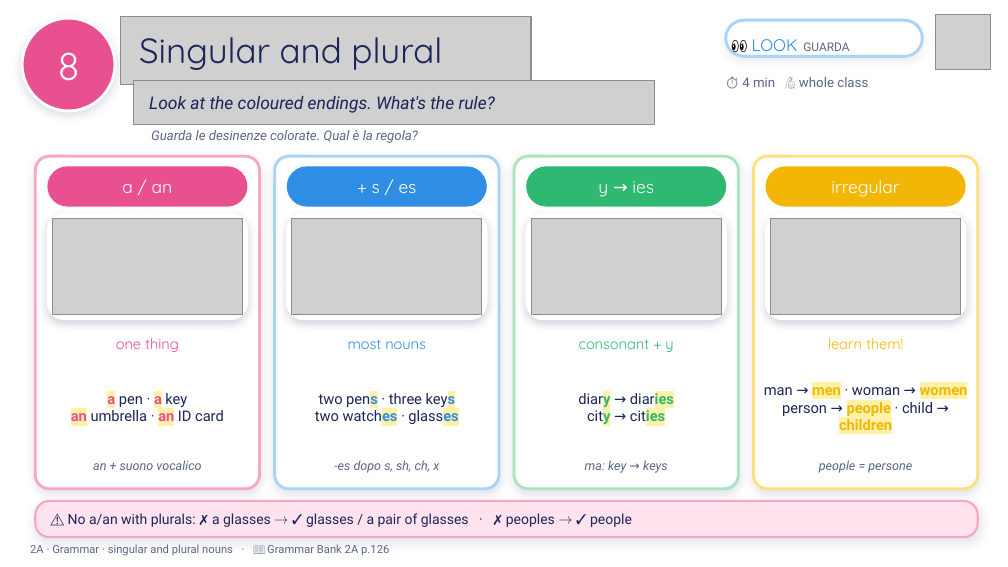
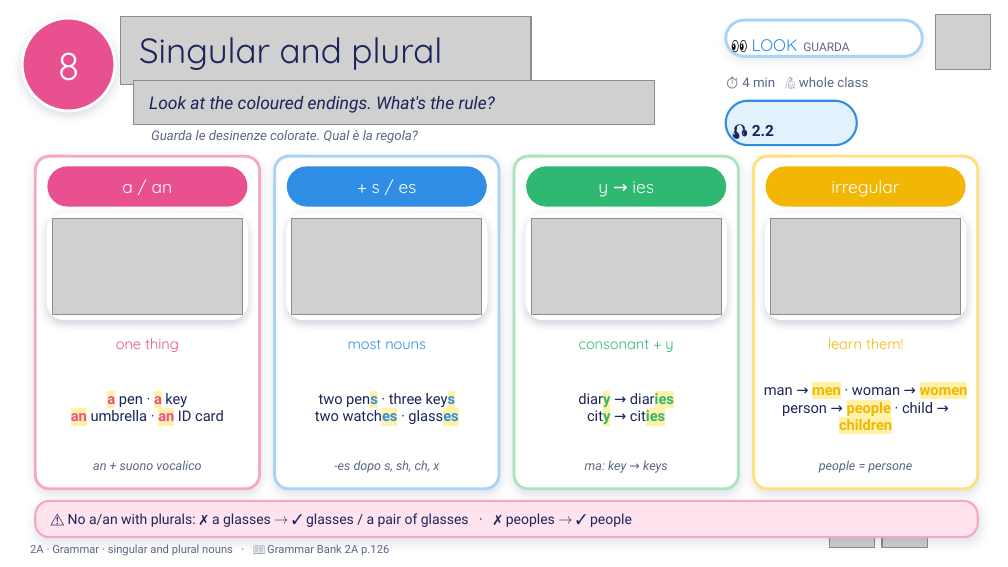
Before and after one commit to londonlanguageschool/Bagheria-, a slide deck: slide 8 of materials/EFE/EFE_2A_Tidy_or_untidy.pptx. Drawn at 1008x567 pixels with LibreOffice and Linux fonts; fonts in the diff are those of the drawing; grey boxes stand for pictures; background and template pictures are left out. Boxes give left, top, right and bottom in pixels: in the first picture for what was removed or moved away, otherwise in the second. Text is boxed around its words. In the diff, an @@ line names an element or a change of style, - is before the commit and + after.

```diff
--- a/materials/EFE/EFE_2A_Tidy_or_untidy.pptx
+++ b/materials/EFE/EFE_2A_Tidy_or_untidy.pptx
@@ rounded rectangle added at [726, 101, 857, 145], fill #E3F1FD, outline #2F8DE4 1.5 pt, 11 pt, text #1B2559, bold @@
+🎧 2.2
@@ picture added at [830, 502, 875, 547] @@
@@ picture added at [882, 502, 927, 547] @@
```
Also in this commit, not shown: 6 other slides changed, 3 slides added, 1 slide removed, 1 other file.
